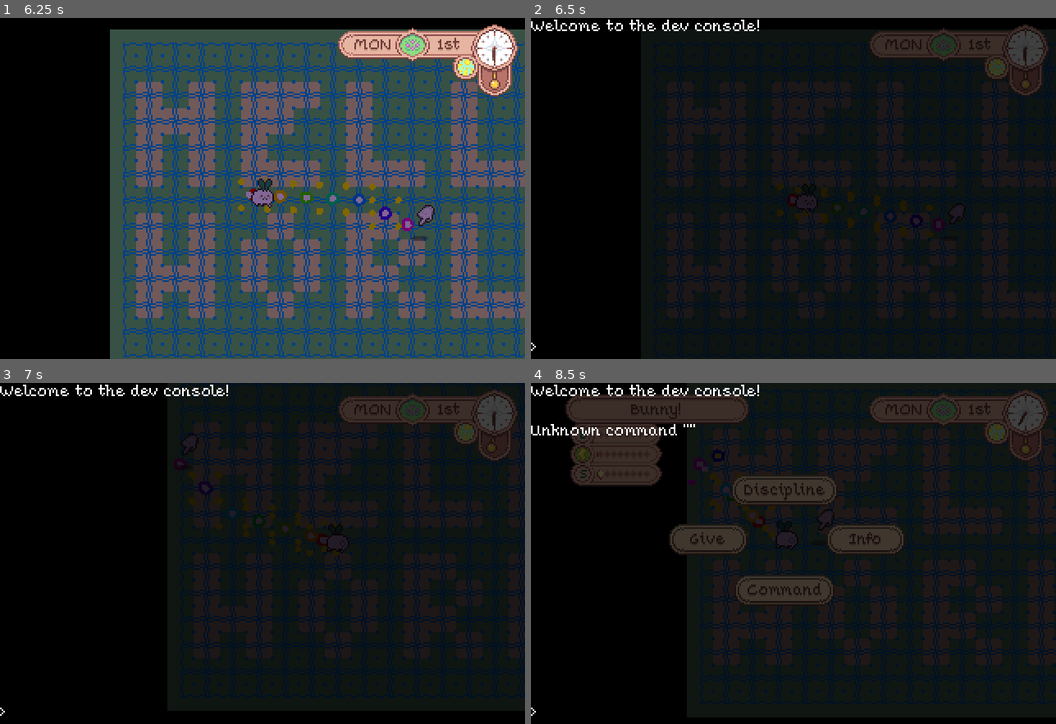
Above: before the commit, frames 1-4 (two rows, left to right).
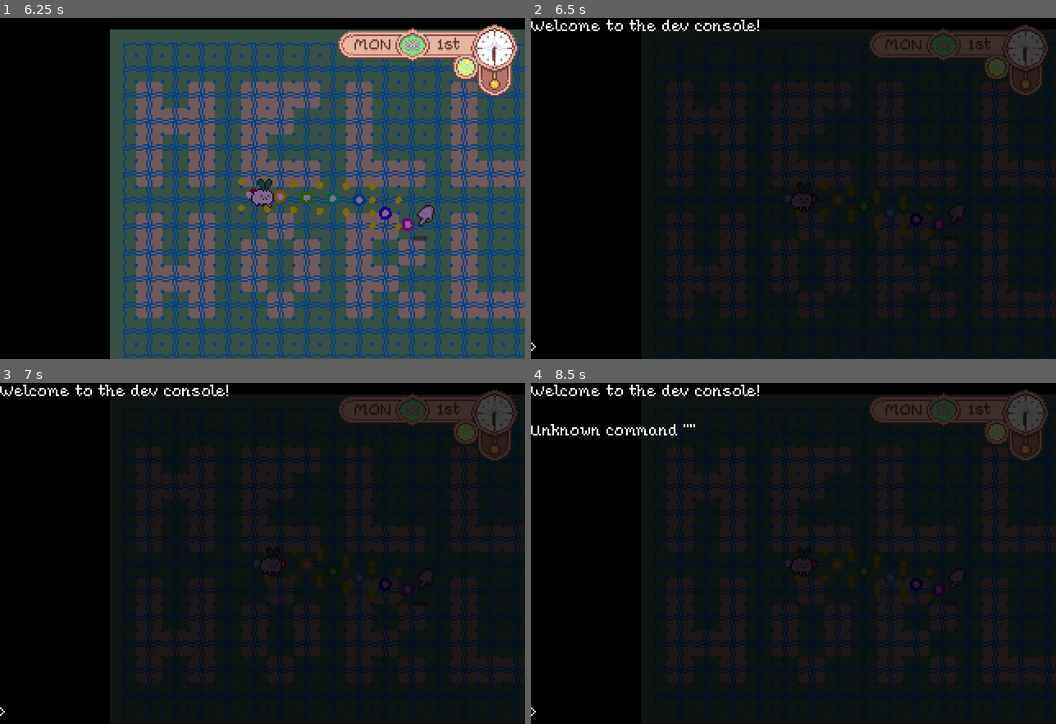
Above: after the commit, the same moments.

Repository: sand-bird/menagerie
Game: Godot game, scene res://system/game.tscn
Two runs of this game, one before a commit and one after it. Both use one fixed random seed, a clock stepped at 60 frames per second and the inputs below.
Inputs (mouse positions are in pixels of both pictures, inside the frame that each line leads up to):
- Up to frame 1 (6.25 s): click "New Game" at 0.5 s; click (231, 208) at 1.27 s; type "12" at 1.35 s; click "OK!" at 2 s; tap Enter at 2.75, 2.85, 4.35, 5.85 s; move the mouse to (378, 171) at 2.77 s; hold Right (ui_right) 2.78-3.5 s; click (378, 171) at 2.92 s; drag from (157, 205) to (378, 171) at 3.52 s; move the mouse to (315, 113) at 4.27 s; hold Right (ui_right) 4.28-5 s; click (315, 113) at 4.42 s; drag from (236, 256) to (320, 137) at 5.02 s; move the mouse to (420, 239) at 5.77 s; hold Left (ui_left) from 5.78 s (still down); click (420, 239) at 5.92 s
- Up to frame 2 (6.5 s): keep holding Left (ui_left); tap ` (dev_console) at 6.4 s
- Up to frame 3 (7 s): release Left (ui_left) at 6.5 s; drag from (105, 502) to (183, 468) at 6.52 s
- Up to frame 4 (8.5 s): move the mouse to (819, 553) at 7.27 s; hold Down (ui_down) 7.28-8 s; tap Enter at 7.35 s; click (819, 553) at 7.42 s; drag from (714, 468) to (825, 546) at 8.02 s

Frame 1 is identical in both runs. In frame 2, 0.3% of the frame differs, in the area x 47-75%, y 48-63%; in frame 3, 12%; in frame 4, 21%, in the area x 6-100%, y 1-100%.
Error in both runs: Invalid get index 'schemas' (on base: 'Dictionary'). (res://system/data.gd:44)

Commit message:
clean up json files, dev console ui events
- add ui_toggle event
- use ui_toggle event to add and remove the dev console instead of
  hiding/unhiding it
- misc stuff

Diff:
--- a/game/data/items/breadfruit.json
+++ b/game/data/items/breadfruit.json
@@ -6,7 +6,7 @@
     "en": "Breadfruit"
   },
   "description": {
-    "en": ""
+    "en": "It looks and tasted like freshly baked bread, but it's actually a fruit."
   },
   "icon": "breadfruit.png",
   "value": 18
--- a/game/data/monsters/pufig/pufig.json
+++ b/game/data/monsters/pufig/pufig.json
@@ -3,11 +3,16 @@
   "type": "monster",
   "localization": "monsters",
   "name": "Pufig",
-  "description": "A fluffy pig-like monster with a superb sense of smell. Intelligent and social, Pufig make great pets for children and families.",
+  "description": {
+    "en": "A fluffy pig-like monster with a superb sense of smell. Intelligent and social, Pufig make great pets for children and families."
+  },
   "gender_ratio": 0.5,
   "size": 10,
   "morphs": {
     "pink": {
+      "name": {
+        "en": "Pink"
+      },
       "animations": {
         "idle": [
           {
@@ -38,11 +43,11 @@
   },
   "evolves_into": {
     "pufine": {
-      "if": {">": ["@patience", "@aggressiveness"]}
-  	},
-  	"pufrit": {
-  	  "if": {">": ["@aggressiveness", "@patience"]}
-  	}
+      "if": { ">": ["@patience", "@aggressiveness"] }
+    },
+    "pufrit": {
+      "if": { ">": ["@aggressiveness", "@patience"] }
+    }
   },
   "traits": {
     "appetite": 2,
@@ -50,15 +55,5 @@
     "aggressiveness": -1,
     "openness": 1,
     "sociability": 1
-  },
-  "counters": {
-    "times_sick": {
-      "start": 0,
-      "update": {
-        "by": 1,
-        "when": {"==": ["@status", "#status.sick"]}
-      }
-    },
-    "times_depressed": [0, {"<": ["@mood", 10]}, 1]
   }
 }
--- /dev/null
+++ b/game/data/npcs/liro/liro.json
@@ -0,0 +1,5 @@
+{
+  "id": "liro",
+  "name": "Liro",
+  "type": "npc"
+}
--- a/game/data/objects/starflower.json
+++ b/game/data/objects/starflower.json
@@ -22,7 +22,7 @@
       "sprite": "starflower_growing.png",
       "next": {
         "flowering": {
-          "if": {""}
+          "if": {}
         }
       }
     },
--- a/game/data/system/new_save.json
+++ b/game/data/system/new_save.json
@@ -1,45 +1,45 @@
 {
   "id": "new_save",
-	"player": {
-		"time": {
-			"tick": 0,
-			"hour": 6,
-			"date": 0,
-			"month": 0,
-			"year": 0
-		},
-		"money": 100,
-		"level": 1,
-		"playtime": 0,
-		"encyclopedia": {
-			"completion": 0
-		},
-		"monster_count": 0,
-		"inventory": [],
-		"requests": [],
-		"completed_requests": [],
-		"relationships": {},
-		"letters": {},
-		"seq_num": 0
-	},
-	"garden": {
-		"terrain": [
-      [ 1,1,1,1,1,1,1,1,1,1,1,1,1,1,1,1,1,1,1,1,1 ],
-			[ 1,1,1,1,1,1,1,1,1,1,1,1,1,1,1,1,1,1,1,1,1 ],
-			[ 1,0,1,0,1,0,0,0,1,0,1,1,1,0,1,1,1,1,0,1,1 ],
-			[ 1,0,0,0,1,0,0,1,1,0,1,1,1,0,1,1,1,0,1,0,1 ],
-			[ 1,0,1,0,1,0,1,1,1,0,1,1,1,0,1,1,1,0,1,0,1 ],
-			[ 1,0,1,0,1,0,0,0,1,0,0,0,1,0,0,0,1,1,0,1,1 ],
-			[ 1,1,1,1,1,1,1,1,1,1,1,1,1,1,1,1,1,1,1,1,1 ],
-			[ 1,0,1,0,1,1,0,1,1,0,0,1,1,0,1,1,1,0,0,1,1 ],
-			[ 1,0,1,0,1,0,1,0,1,0,1,0,1,0,1,1,1,0,1,0,1 ],
-			[ 1,0,0,0,1,0,1,0,1,0,0,1,1,0,1,1,1,0,1,0,1 ],
-			[ 1,0,1,0,1,1,0,1,1,0,1,0,1,0,0,0,1,0,0,1,1 ],
-			[ 1,1,1,1,1,1,1,1,1,1,1,1,1,1,1,1,1,1,1,1,1 ],
-			[ 1,1,1,1,1,1,1,1,1,1,1,1,1,1,1,1,1,1,1,1,1 ]
-		],
-		"objects": [],
-		"items": [],
+  "player": {
+    "time": {
+      "tick": 0,
+      "hour": 6,
+      "date": 0,
+      "month": 0,
+      "year": 0
+    },
+    "money": 100,
+    "level": 1,
+    "playtime": 0,
+    "encyclopedia": {
+      "completion": 0
+    },
+    "monster_count": 0,
+    "inventory": [],
+    "requests": [],
+    "completed_requests": [],
+    "relationships": {},
+    "letters": {},
+    "seq_num": 0
+  },
+  "garden": {
+    "terrain": [
+      [1, 1, 1, 1, 1, 1, 1, 1, 1, 1, 1, 1, 1, 1, 1, 1, 1, 1, 1, 1, 1],
+      [1, 1, 1, 1, 1, 1, 1, 1, 1, 1, 1, 1, 1, 1, 1, 1, 1, 1, 1, 1, 1],
+      [1, 0, 1, 0, 1, 0, 0, 0, 1, 0, 1, 1, 1, 0, 1, 1, 1, 1, 0, 1, 1],
+      [1, 0, 0, 0, 1, 0, 0, 1, 1, 0, 1, 1, 1, 0, 1, 1, 1, 0, 1, 0, 1],
+      [1, 0, 1, 0, 1, 0, 1, 1, 1, 0, 1, 1, 1, 0, 1, 1, 1, 0, 1, 0, 1],
+      [1, 0, 1, 0, 1, 0, 0, 0, 1, 0, 0, 0, 1, 0, 0, 0, 1, 1, 0, 1, 1],
+      [1, 1, 1, 1, 1, 1, 1, 1, 1, 1, 1, 1, 1, 1, 1, 1, 1, 1, 1, 1, 1],
+      [1, 0, 1, 0, 1, 1, 0, 1, 1, 0, 0, 1, 1, 0, 1, 1, 1, 0, 0, 1, 1],
+      [1, 0, 1, 0, 1, 0, 1, 0, 1, 0, 1, 0, 1, 0, 1, 1, 1, 0, 1, 0, 1],
+      [1, 0, 0, 0, 1, 0, 1, 0, 1, 0, 0, 1, 1, 0, 1, 1, 1, 0, 1, 0, 1],
+      [1, 0, 1, 0, 1, 1, 0, 1, 1, 0, 1, 0, 1, 0, 0, 0, 1, 0, 0, 1, 1],
+      [1, 1, 1, 1, 1, 1, 1, 1, 1, 1, 1, 1, 1, 1, 1, 1, 1, 1, 1, 1, 1],
+      [1, 1, 1, 1, 1, 1, 1, 1, 1, 1, 1, 1, 1, 1, 1, 1, 1, 1, 1, 1, 1]
+    ],
+    "objects": [],
+    "items": [],
     "monsters": {
       "076r8372": {
         "belly": 1.0,
@@ -92,5 +92,5 @@
         }
       }
     }
-	}
+  }
 }
--- a/game/garden/nav.gd
+++ b/game/garden/nav.gd
@@ -30,7 +30,7 @@
 
 func calc_path(from_pos, to_pos):
 	path = get_simple_path(from_pos, to_pos, true)
-	Log.debug(self, ['path: ', path])
+#	Log.verbose(self, ['path: ', path])
 	tpath = [path.front()]
 	for i in range(1, path.size() - 1):
 		tpath.push_back(test_corner(path[i]))
@@ -42,6 +42,7 @@
 	var hsv = 0.0
 	var hsv_step = 1.0 / max(tpath.size(), 1)
 	for i in tpath:
+		if !i: continue # sometimes tpath gets filled with nulls i guess
 		.draw_circle(i, 4, Color.from_hsv(hsv, 1, 0.9))
 		hsv += hsv_step
 	for i in path:
--- a/game/monster/action/action.gd
+++ b/game/monster/action/action.gd
@@ -83,13 +83,13 @@
 		monster.current_velocity = (
 			monster.current_velocity + acceleration
 		).clamped(monster.max_speed)
-		var collision = monster.move_and_slide(monster.current_velocity / delta)
+		var _collision = monster.move_and_slide(monster.current_velocity / delta)
 
 	func should_advance_path():
 		return monster.position.distance_squared_to(path.front()) < 30
 
 	func reached_dest():
-		return monster.position.distance_squared_to(path.back()) < 30
+		return !path.back() or monster.position.distance_squared_to(path.back()) < 30
 
 	func seek(target):
 		var desired_velocity = (target - monster.position
--- a/game/project.godot
+++ b/game/project.godot
@@ -132,6 +132,7 @@
 "deadzone": 0.5,
 "events": [ Object(InputEventKey,"resource_local_to_scene":false,"resource_name":"","device":0,"alt":false,"shift":false,"control":false,"meta":false,"command":false,"pressed":false,"scancode":16777220,"physical_scancode":0,"unicode":0,"echo":false,"script":null)
 , Object(InputEventJoypadButton,"resource_local_to_scene":false,"resource_name":"","device":0,"button_index":1,"pressure":0.0,"pressed":false,"script":null)
+, Object(InputEventKey,"resource_local_to_scene":false,"resource_name":"","device":0,"alt":false,"shift":false,"control":false,"meta":false,"command":false,"pressed":false,"scancode":16777217,"physical_scancode":0,"unicode":0,"echo":false,"script":null)
  ]
 }
 ui_focus_next={
--- a/game/system/data.gd
+++ b/game/system/data.gd
@@ -80,6 +80,8 @@
 		else: result = result[arg]
 
 	return result
+
+# --------------------------------------------------------------------------- #
 
 func get_resource(a):
 	var path = get(a)
--- a/game/system/dispatcher.gd
+++ b/game/system/dispatcher.gd
@@ -22,7 +22,6 @@
 signal load_game
 signal save_game
 signal quit_game
-signal toggle_dev_console
 
 #                                   t i m e                                   #
 # --------------------------------------------------------------------------- #
@@ -34,8 +33,9 @@
 
 #                                     u i                                     #
 # --------------------------------------------------------------------------- #
-signal ui_open(args)
+signal ui_open(args) # item_ref, open_type, restore_on_close
 signal ui_close
+signal ui_toggle(item_ref)
 
 signal menu_open(args)
 
@@ -71,7 +71,7 @@
 	elif e.is_action_pressed("ui_cancel"):
 		emit_signal("ui_close")
 	elif e.is_action_pressed("dev_console"):
-		emit_signal("toggle_dev_console")
+		emit_signal("ui_toggle", "dev_console")
 
 # --------------------------------------------------------------------------- #
 
--- a/game/system/player.gd
+++ b/game/system/player.gd
@@ -16,6 +16,12 @@
 
 # the big boys
 var encyclopedia = {}
+
+# array of { id: string, qty: int, ... }
+# the idea is that inventory items (entities of type "item", like fruits, or
+# "object", like trees) can have arbitrary internal state, so you can't just
+# stack up multiples with the same id. in fact though, it should probably be a
+# dict of arrays so we can look up items by key.
 var inventory = []
 
 # this should store the letter fragments the player has seen, and how often
@@ -43,7 +49,7 @@
 # ui elements are loaded and unloaded as needed, so they can't hold state (and
 # shouldn't anyway). but we do want to remember some state info, like what page
 # we were on and what we had selected, so we should save that here.
-var current_inventory_item = 5
+var current_inventory_item = 0
 var current_inventory_filter = {}
 
 # --------------------------------------------------------------------------- #
--- a/game/ui/console/dev_console.gd
+++ b/game/ui/dev_console/dev_console.gd
@@ -10,11 +10,17 @@
 	self.log('test test test')
 
 func cmd_data(args = null):
-	self.log(String(Data.data))
+	self.log(Data.data.keys())
 
-func _ready():
-	visible = false
-	Dispatcher.connect("toggle_dev_console", self, "toggle")
+func cmd_inventory(args):
+	self.log(Player.inventory)
+
+func cmd_getitem(args: Array):
+	var id = args[0]
+	if (!id or !Data.get(id)):
+		self.log("Error - '" + id + "' is not a valid id")
+	var qty = args[1] if args.size() > 1 else 1
+	Player.inventory.append({ id = id, qty = qty })
 
 func _input(event):
 	if visible and event.is_pressed() and event is InputEventKey:
@@ -62,7 +68,8 @@
 	$input.text = "> " + user_input
 
 
-func log(str_to_log: String):
+func log(x):
+	var str_to_log = String(x)
 	for line in str_to_log.split("\n"):
 		log_line(line)
 
--- a/game/ui/console/dev_console.tscn
+++ b/game/ui/dev_console/dev_console.tscn
@@ -1,8 +1,8 @@
 [gd_scene load_steps=5 format=2]
 
 [ext_resource path="res://assets/other/fonts_old/menagerieheartsm.ttf" type="DynamicFontData" id=1]
-[ext_resource path="res://ui/console/dev_console.gd" type="Script" id=2]
-[ext_resource path="res://assets/ui/theme.tres" type="Theme" id=3]
+[ext_resource path="res://assets/ui/theme.tres" type="Theme" id=2]
+[ext_resource path="res://ui/dev_console/dev_console.gd" type="Script" id=3]
 
 [sub_resource type="DynamicFont" id=2]
 font_data = ExtResource( 1 )
@@ -10,8 +10,8 @@
 [node name="dev_console" type="Control"]
 anchor_right = 1.0
 anchor_bottom = 1.0
-theme = ExtResource( 3 )
-script = ExtResource( 2 )
+theme = ExtResource( 2 )
+script = ExtResource( 3 )
 
 [node name="tint" type="ColorRect" parent="."]
 anchor_right = 1.0
--- a/game/ui/main_menu/inventory/inventory.gd
+++ b/game/ui/main_menu/inventory/inventory.gd
@@ -55,6 +55,7 @@
 # =========================================================================== #
 #                         U P D A T I N G   S T A T E                         #
 # --------------------------------------------------------------------------- #
+
 func update_current_item(new_index):
 	$item_grid.update_current_item(new_index)
 	update_item_details(new_index)
--- a/game/ui/main_menu/inventory/items.tscn
+++ b/game/ui/main_menu/inventory/items.tscn
@@ -3,7 +3,6 @@
 [ext_resource path="res://ui/main_menu/inventory/inventory.tscn" type="PackedScene" id=1]
 
 [sub_resource type="GDScript" id=1]
-
 resource_name = "items"
 script/source = "extends \"res://ui/main_menu/inventory/inventory.gd\"
 
@@ -11,8 +10,6 @@
 	title = \"Items\"
 	.initialize({\"type\": \"item\"})
 "
-_sections_unfolded = [ "Resource" ]
 
 [node name="inventory" instance=ExtResource( 1 )]
-
 script = SubResource( 1 )
--- a/game/ui/main_menu/inventory/objects.tscn
+++ b/game/ui/main_menu/inventory/objects.tscn
@@ -3,7 +3,6 @@
 [ext_resource path="res://ui/main_menu/inventory/inventory.tscn" type="PackedScene" id=1]
 
 [sub_resource type="GDScript" id=1]
-
 resource_name = "objects"
 script/source = "extends \"res://ui/main_menu/inventory/inventory.gd\"
 
@@ -12,8 +11,6 @@
 	# init_items()
 	.initialize({\"type\": \"object\"})
 "
-_sections_unfolded = [ "Resource" ]
 
 [node name="inventory" instance=ExtResource( 1 )]
-
 script = SubResource( 1 )
--- a/game/ui/test_npctalk.tscn
+++ b/game/ui/test_npctalk.tscn
@@ -34,7 +34,7 @@
 centered = false
 flip_h = true
 
-[node name="Panel" parent="." instance=ExtResource( 2 )]
+[node name="text_box" parent="." instance=ExtResource( 2 )]
 anchor_left = 0.5
 anchor_top = 1.0
 anchor_right = 0.5
@@ -45,6 +45,7 @@
 margin_bottom = -8.0
 
 [node name="store_menu" parent="." instance=ExtResource( 3 )]
+visible = false
 margin_left = 0.070343
 margin_top = 0.0
 margin_bottom = 0.0
--- a/game/ui/text_box.tscn
+++ b/game/ui/text_box.tscn
@@ -10,7 +10,7 @@
 
 [sub_resource type="StyleBoxFlat" id=2]
 
-[node name="Panel" type="Panel"]
+[node name="text_box" type="Panel"]
 margin_right = 300.0
 margin_bottom = 53.0
 rect_min_size = Vector2( 0, 28 )
@@ -29,7 +29,7 @@
 margin_bottom = -8.0
 theme = ExtResource( 1 )
 script = ExtResource( 4 )
-text = "{+}Turn back now{/}! Return to your chamber and rejoin the rest of your {~}pathetic{/} kind!"
+text = "{+}Turn back now!{/} Return to your chamber and rejoin the rest of your {~}pathetic{/} kind!"
 
 [node name="Panel" type="Panel" parent="text"]
 visible = false
--- a/game/ui/ui.gd
+++ b/game/ui/ui.gd
@@ -35,6 +35,7 @@
 	pause_mode = Node.PAUSE_MODE_PROCESS
 	Dispatcher.connect('ui_open', self, 'open')
 	Dispatcher.connect('ui_close', self, 'close')
+	Dispatcher.connect('ui_toggle', self, 'toggle')
 	Dispatcher.connect('menu_open', self, 'open_menu')
 
 
@@ -100,11 +101,22 @@
 # was already removed). this will help with cases that can't be handled
 # elegantly using layer values.
 func close(arg = null):
+	if stack.empty(): return
 	var item = _pop(arg) if typeof(arg) == TYPE_INT else _pop(find_item(arg))
 	if item.has('restore') and item.restore:
 		for stack_item in item.restore: push(stack_item)
 	if stack.empty():
 		get_tree().paused = false
+
+# --------------------------------------------------------------------------- #
+
+# removes the item if it already exists in the stack, otherwise opens it.
+# unlike `open`, only takes a single arg for the item ref. we're not even using
+# those overlay/restore args anywhere (yet??)
+func toggle(item_ref):
+	var item_idx = find_item(item_ref)
+	if (item_idx): close(item_idx)
+	else: open(item_ref)
 
 # --------------------------------------------------------------------------- #
 
@@ -115,7 +127,7 @@
 func open_menu(arg = null):
 	# figure out which menu page we're opening
 	var page = Utils.unpack(arg)
-	var noarg = true if page == null else false
+	var noarg = !page
 	if !page: page = last_menu_page
 	if !page: page = DEFAULT_MENU_PAGE
 	last_menu_page = page
@@ -184,7 +196,7 @@
 # close themselves, but this can be handled in close() instead of here.
 # (int, bool) -> dict | undefined
 #warning-ignore:unused_argument
-func _pop(i = null, restore = true):
+func _pop(i = null):
 	if !stack or (i and i >= stack.size()):
 		Log.warn(self, "stack is empty!")
 		return
@@ -196,7 +208,7 @@
 		Log.verbose(self, ["(_pop) clearing items between our index (",
 				i, ") and the top index (", stack.size() - 1, ")"])
 		while stack.size() - 1 > i:
-			_pop(null, false)
+			_pop()
 
 	var item = stack[-1]
 	var node = item.node
@@ -210,6 +222,7 @@
 # =========================================================================== #
 #                    A U X I L I A R Y   F U N C T I O N S                    #
 # --------------------------------------------------------------------------- #
+
 func process_ref(ref: String): # -> String | undefined
 	# first we try the ref
 	var file = File.new()
@@ -256,9 +269,9 @@
 # processed already (assuming the arg is an item_ref and not a node pointer)
 func find_item(arg, process = true):
 	if arg == null: return
-	elif typeof(arg) == TYPE_STRING:
+	if typeof(arg) == TYPE_STRING:
 		return find_item_by_path(arg, process)
-	elif typeof(arg) == TYPE_OBJECT:
+	if typeof(arg) == TYPE_OBJECT:
 		return find_item_by_node(arg)
 
 # --------------------------------------------------------------------------- #
--- a/game/ui/ui.tscn
+++ b/game/ui/ui.tscn
@@ -1,12 +1,9 @@
-[gd_scene load_steps=3 format=2]
+[gd_scene load_steps=2 format=2]
 
 [ext_resource path="res://ui/ui.gd" type="Script" id=1]
-[ext_resource path="res://ui/console/dev_console.tscn" type="PackedScene" id=2]
 
 [node name="ui" type="CanvasLayer"]
 script = ExtResource( 1 )
 __meta__ = {
 "_edit_lock_": true
 }
-
-[node name="dev_console" parent="." instance=ExtResource( 2 )]
Empty file removed: game/data/npcs/mkasa/mkasa.json
Empty file removed: game/data/npcs/persimmon/persimmon.json
Not shown, changed: game/data/system/definitions.schema
Not shown, changed: game/data/system/item.schema
Not shown, changed: game/data/system/metadata.schema
Not shown, changed: game/data/system/monster.schema
Not shown, changed: game/data/system/npc.schema
Not shown, changed: game/data/system/object.schema
